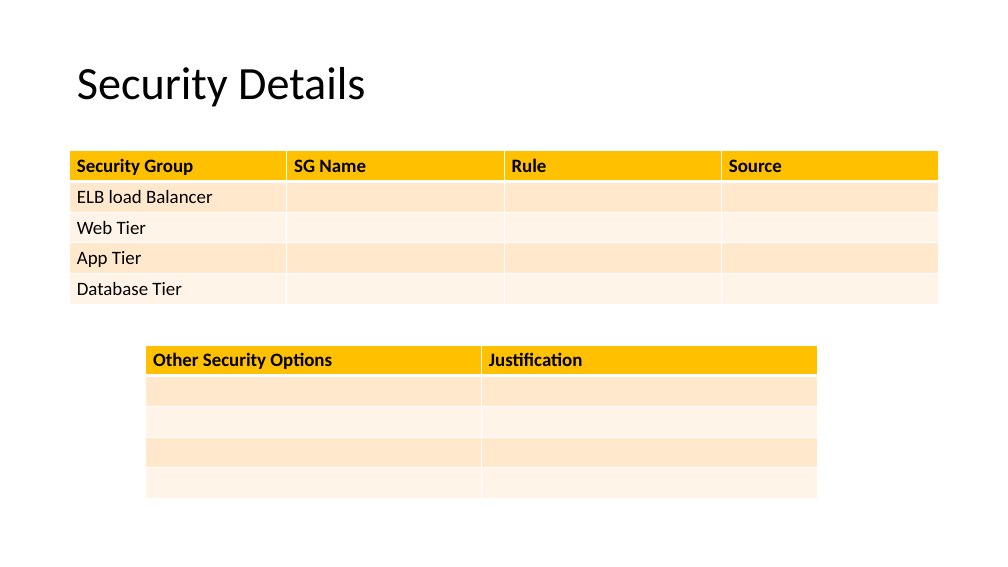
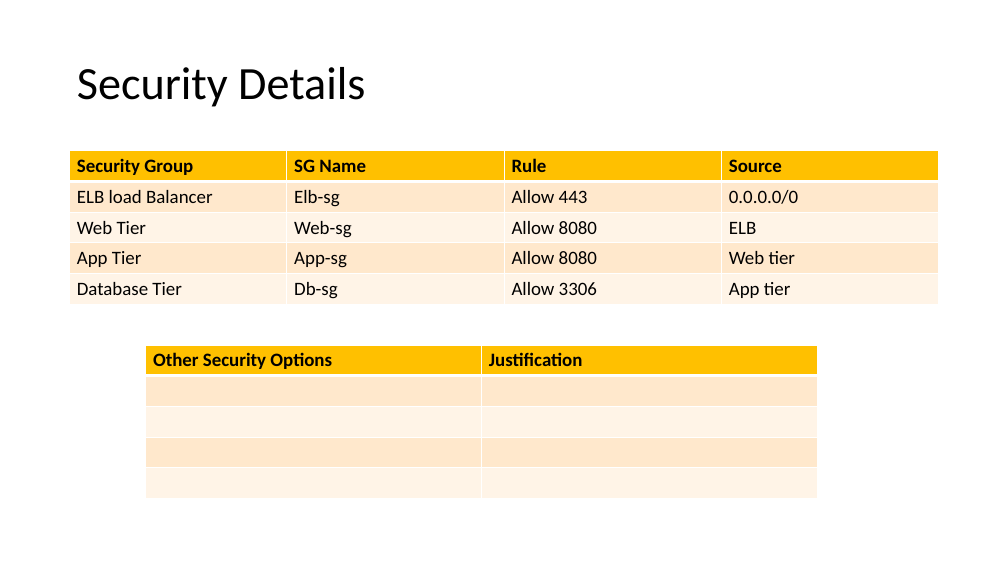
Before and after one commit to WilliamCareySemiColon/college_y3, a slide deck: slide 3 of Cloud_Computing/Labs/Assignment/part 2/Cloud-Computing-Assignment-2.pptx. Drawn at 1008x567 pixels with LibreOffice and Linux fonts; fonts in the diff are those of the drawing. Boxes give left, top, right and bottom in pixels: in the first picture for what was removed or moved away, otherwise in the second. Text is boxed around its words. In the diff, an @@ line names an element or a change of style, - is before the commit and + after.

Commit message:
added cloud details and modified python code

```diff
--- a/Cloud_Computing/Labs/Assignment/part 2/Cloud-Computing-Assignment-2.pptx
+++ b/Cloud_Computing/Labs/Assignment/part 2/Cloud-Computing-Assignment-2.pptx
@@ table at [70,151,941,305] @@
-row 2: ELB load Balancer |  |  | 
+row 2: ELB load Balancer | Elb-sg | Allow 443 | 0.0.0.0/0
-row 3: Web Tier |  |  | 
+row 3: Web Tier | Web-sg | Allow 8080 | ELB
-row 4: App Tier |  |  | 
+row 4: App Tier | App-sg | Allow 8080 | Web tier
-row 5: Database Tier |  |  | 
+row 5: Database Tier | Db-sg | Allow 3306 | App tier
```
Also in this commit, not shown: 4 other slides changed, 1 other file.
